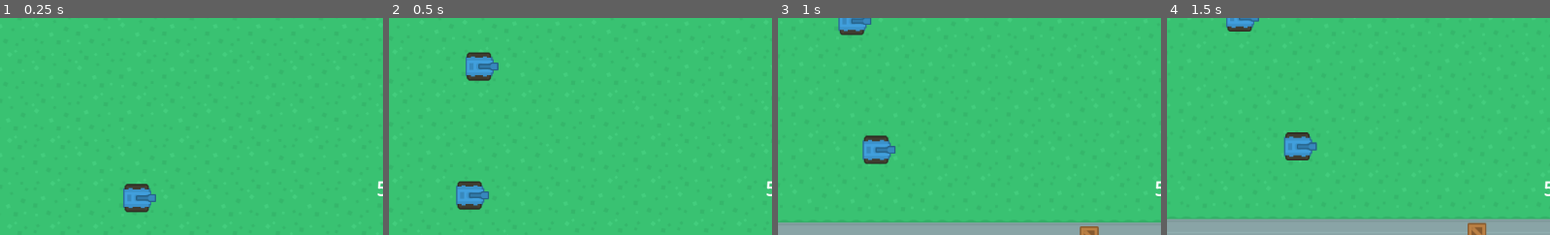
Above: before the commit, frames 1-4 (left to right).
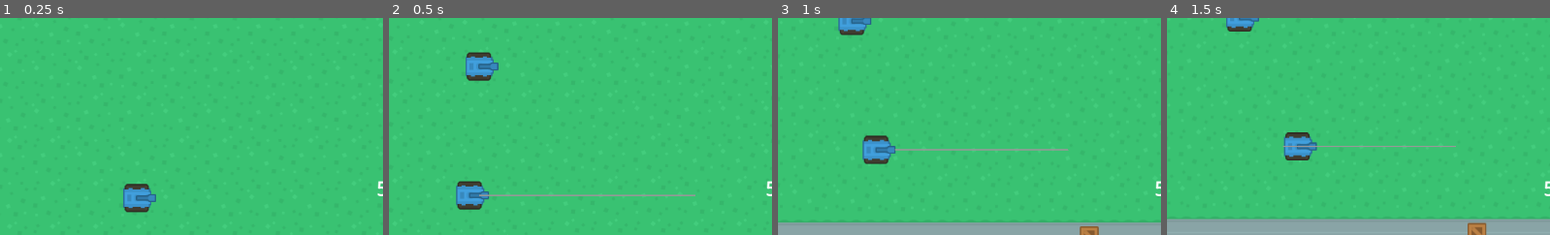
Above: after the commit, the same moments.

Repository: BrianMosbeux/Steel_Storm
Game: Godot game, scene res://scenes/main.tscn
The game is run twice, just before and just after one commit, with the same random seed, the same clock (stepped at 60 frames per second) and the same inputs.
Inputs:
- Up to frame 1 (0.25 s): no input
- Up to frame 2 (0.5 s): no input
- Up to frame 3 (1 s): no input
- Up to frame 4 (1.5 s): no input
The pictures show only the part of the screen within x 40-90%, y 50-100%; the shares and areas given below are measured in that part.

Frame 1 is identical in both runs. In frame 2, 0.5% of the frame differs, in the area x 23-80%, y 81-83%; in frame 3, 0.4%; in frame 4, 0.2%.

Commit message:
Show npc paths and add account for player in path finding
Make sures Allies, Enemies and Player are in group obstacle
Add Pathline node to AI scene and add function set_pahtline() in ai.gd to draw the PathLine given an array of points
In ai.gd _physics_process(delta) make sure the pathline global_rotation is 0 so it does not rotate with npcs
call the set path_line() function when a path is defined (PATROL and ADVANCE states)

Diff:
--- a/scenes/ai.tscn
+++ b/scenes/ai.tscn
@@ -18,6 +18,13 @@
 wait_time = 3.0
 one_shot = true
 
+[node name="PathLine" type="Line2D" parent="."]
+width = 2.0
+default_color = Color(0.597176, 0.597176, 0.597176, 1)
+joint_mode = 2
+begin_cap_mode = 2
+end_cap_mode = 2
+
 [connection signal="body_entered" from="DetectionZone" to="." method="_on_detection_zone_body_entered"]
 [connection signal="body_exited" from="DetectionZone" to="." method="_on_detection_zone_body_exited"]
 [connection signal="timeout" from="PatrolTimer" to="." method="_on_patrol_timer_timeout"]
--- a/scenes/ally.tscn
+++ b/scenes/ally.tscn
@@ -10,7 +10,7 @@
 [sub_resource type="RectangleShape2D" id="RectangleShape2D_ynfwj"]
 size = Vector2(42, 42)
 
-[node name="Ally" type="CharacterBody2D" groups=["enemies"]]
+[node name="Ally" type="CharacterBody2D" groups=["obstacles"]]
 script = ExtResource("1_r3om5")
 
 [node name="TankBodySprite" type="Sprite2D" parent="."]
--- a/scenes/player.tscn
+++ b/scenes/player.tscn
@@ -9,7 +9,7 @@
 [sub_resource type="RectangleShape2D" id="RectangleShape2D_ynfwj"]
 size = Vector2(42, 42)
 
-[node name="Player" type="CharacterBody2D" groups=["players"]]
+[node name="Player" type="CharacterBody2D" groups=["obstacles", "players"]]
 script = ExtResource("1_xffjq")
 
 [node name="TankBodySprite" type="Sprite2D" parent="."]
--- a/scenes/weapon.tscn
+++ b/scenes/weapon.tscn
@@ -101,7 +101,6 @@
 one_shot = true
 
 [node name="MuzzleFlash" type="Sprite2D" parent="."]
-visible = false
 position = Vector2(45, 0)
 rotation = -1.5708
 texture = ExtResource("4_sfx60")
--- a/scripts/ai.gd
+++ b/scripts/ai.gd
@@ -13,6 +13,7 @@
 
 @onready var detection_zone = $DetectionZone
 @onready var patrol_timer = $PatrolTimer
+@onready var path_line = $PathLine
 
 
 var current_state: State = -1:
@@ -49,6 +50,7 @@
 	current_state = State.PATROL
 
 func _physics_process(delta):
+	path_line.global_rotation = 0
 	match current_state:
 		State.PATROL:
 			if not patrol_location_reached:
@@ -59,6 +61,7 @@
 					npc.global_rotation = current_angle
 					npc.velocity = Vector2(npc.speed, 0.0).rotated(current_angle)
 					npc.move_and_slide()
+					set_path_line(path)
 
 					#
 					#var angle_to_patrol_location: float = (path[1] - npc.global_position).angle()
@@ -88,6 +91,7 @@
 				npc.global_rotation = current_angle
 				npc.velocity = Vector2(npc.speed, 0.0).rotated(current_angle)
 				npc.move_and_slide()
+				set_path_line(path)
 				#else:
 					#print("angle not found")
 					#print(angle_to_path_1 - npc.global_rotation)
@@ -106,6 +110,13 @@
 	self.weapon = weapon
 	self.team = team
 	weapon.connect("weapon_out_of_ammo", handle_reload)
+
+func set_path_line(points: Array):
+	var local_points: Array = []
+	for point in points:
+		local_points.append(point - global_position)
+	path_line.points = local_points
+
 
 func _on_detection_zone_body_entered(body):
 	if body.has_method("get_team") and body.get_team() != team:
--- a/scripts/pathfinding.gd
+++ b/scripts/pathfinding.gd
@@ -25,6 +25,7 @@
 	create_astar_grid_2d(tile_map)
 	var region_size = astar_grid.region.size
 	var obstacles = get_tree().get_nodes_in_group("obstacles")
+	#print(obstacles)
 	#for x in region_size.x:
 		#for y in region_size.y:
 			#var tile_position = Vector2i(x, y)
--- a/scripts/player.gd
+++ b/scripts/player.gd
@@ -9,6 +9,7 @@
 @onready var health = $Health
 @onready var team = $Team
 @onready var camera_remote_transform_2d = $CameraRemoteTransform2D
+@onready var collision_shape_2d = $CollisionShape2D
 
 
 var wheel_base: int = 70
--- a/scripts/weapon.gd
+++ b/scripts/weapon.gd
@@ -24,7 +24,10 @@
 @onready var gun_direction = $GunDirection
 @onready var weapon_cooldown = $WeaponCooldown
 @onready var animation_player = $AnimationPlayer
+@onready var muzzle_flash = $MuzzleFlash
 
+func _ready():
+	muzzle_flash.hide()
 
 func start_reload():
 	animation_player.play("reload")
